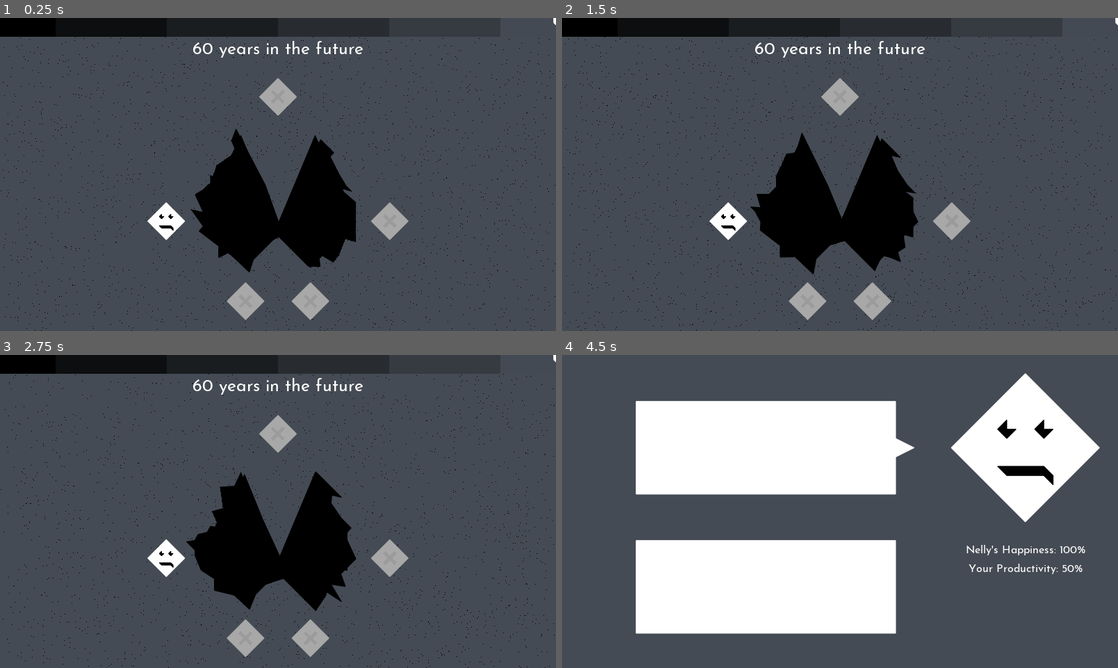
Above: before the commit, frames 1-4 (two rows, left to right).
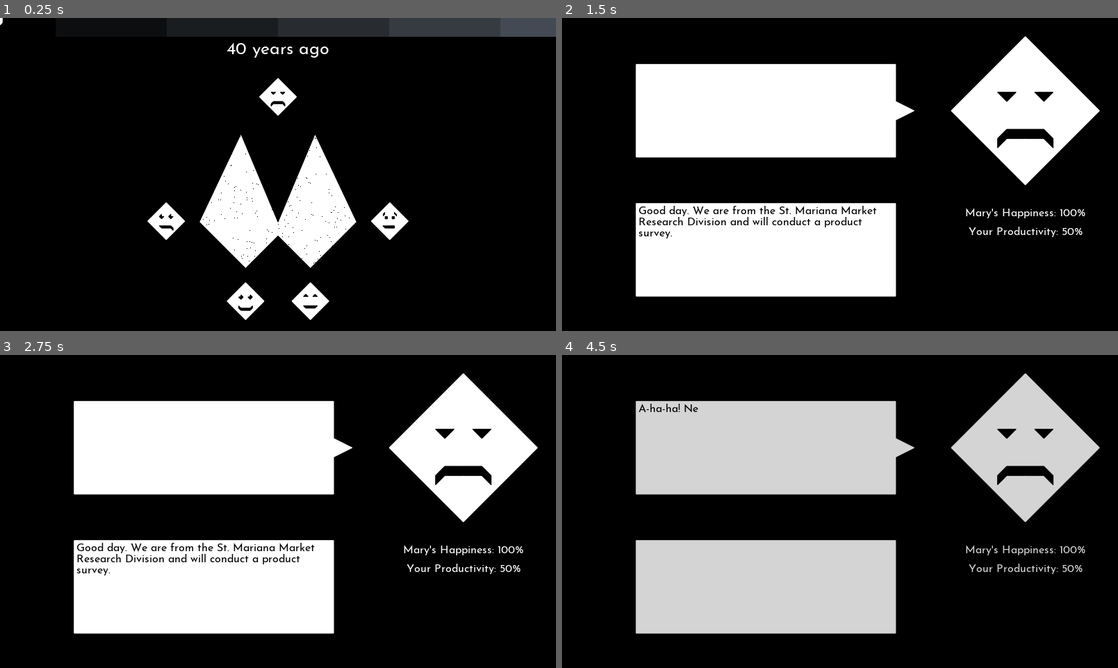
Above: after the commit, the same moments.

Repository: TidB/a-survey-in-a-small-town
Game: Godot game, scene res://start.tscn
Same seed, same stepped clock (60 frames per second), same inputs: the game is played once before the commit and once after it.
Inputs (mouse positions are in pixels of both pictures, inside the frame that each line leads up to):
- Up to frame 1 (0.25 s): no input
- Up to frame 2 (1.5 s): move the mouse to (840, 96) at 0.52 s; click (840, 96) at 0.67 s; move the mouse to (951, 221) at 1.27 s; click (951, 221) at 1.42 s
- Up to frame 3 (2.75 s): move the mouse to (311, 636) at 2.02 s; click (311, 636) at 2.17 s
- Up to frame 4 (4.5 s): move the mouse to (806, 636) at 2.77 s; click (806, 636) at 2.92 s; move the mouse to (728, 558) at 3.52 s; click (728, 558) at 3.67 s; tap Enter at 4.25 s; move the mouse to (1023, 448) at 4.27 s; click (1023, 448) at 4.42 s

The runs differ from the first frame. In frame 1, 92% of the frame differs, in the area x 0-100%, y 0-100%; in frame 2, 94%; in frame 3, 94%; in frame 4, 100%.
Error before the commit: Invalid get index 'Once' (on base: 'Dictionary'). (res://interview.gd:58)

Commit message:
Better choice system, a bit more Alison dialogue

Diff:
--- a/Global.gd
+++ b/Global.gd
@@ -42,6 +42,8 @@
 	},
 ]
 
+var choices = {}
+
 var timelines = 6
 var current_time
 var productivity = 50
--- a/interview.gd
+++ b/interview.gd
@@ -6,8 +6,8 @@
 enum Action {PLAYER, PERSON, FADE, CHOICE}
 signal choice_picked
 
+var current_choice
 var timer
-var choices = []
 var happiness = 100
 
 func _ready():
@@ -33,12 +33,14 @@
 
 	var current_time = null
 	var skip = false
+	var last_cond = null
 	var condition = []
 	for line in content.strip_edges().split("\n"):
 		line = line.strip_edges()
 		if line.empty():
 			condition = []
 			skip = false
+			last_cond = null
 		elif line.begins_with("#"):
 			current_time = line.split(" ")[1]
 		elif line.begins_with("/"):
@@ -49,10 +51,14 @@
 				skip = true
 		elif line.begins_with("|"):
 			var args = line.split(",")
-			dialogue[current_time].append([Action.CHOICE, int(args[1]), args[2], args[3]])
+			dialogue[current_time].append([Action.CHOICE, args[1], args[2], args[3]])
 		elif line.begins_with("="):
-			var args = line.split(" ")
-			condition = [int(args[1]), int(args[2])]
+			if not last_cond == null:
+				condition = [last_cond, 1]
+			else:
+				var args = line.split(" ")
+				condition = [args[1], 0]
+				last_cond = args[1]
 		elif line.begins_with("-"):
 			var player_line = line.split(" ", true, 1)[1]
 			dialogue[current_time].append([Action.PLAYER, player_line, condition, skip])
@@ -65,9 +71,13 @@
 	var time = Global.TIME_CONFIG[Global.current_time]['offset']
 	for line in dialogue[str(time)]:
 		if line[0] in [Action.PLAYER, Action.PERSON]:
-			if line[2]:
-				if choices[line[2][0]] != line[2][1]:
-					continue
+			var condition = line[2]
+			if condition:
+				if condition[0] in Global.choices:
+					if Global.choices[condition[0]] != condition[1]:
+						continue
+				else:
+					print("Choice '", condition[0], "' not defined!")
 
 			var box
 			var tween
@@ -94,6 +104,8 @@
 			tween.interpolate_method(box, "set_percent_visible", 1.0, 0.0, 0.1, Tween.TRANS_LINEAR, Tween.EASE_IN_OUT)
 			tween.start()
 		elif line[0] == Action.CHOICE:
+			current_choice = line[1]
+
 			$PlayerSpeech.visible = false
 			$PlayerSpeechBg.visible = false
 			$Choice.visible = true
@@ -148,7 +160,9 @@
 		happiness = clamp(happiness + 30, 0, 100)
 		Global.productivity = clamp(Global.productivity - 30, 0, 100)
 	update_values()
-	choices.append(num)
+	if current_choice:
+		Global.choices[current_choice] = num
+		current_choice = null
 	emit_signal("choice_picked")
 
 func update_values():
--- a/start.tscn
+++ b/start.tscn
@@ -76,7 +76,7 @@
 
 [node name="Node2D" type="Node2D"]
 script = ExtResource( 3 )
-start_time = 5
+start_time = 0
 
 [node name="Background" type="Polygon2D" parent="."]
 polygon = PoolVector2Array( 0, 0, 0, 1080, 1920, 1080, 1920, 0 )
Not shown, changed: dialogue/alison.txt
Not shown, changed: dialogue/mary.txt
Not shown, changed: dialogue/nelly.txt
